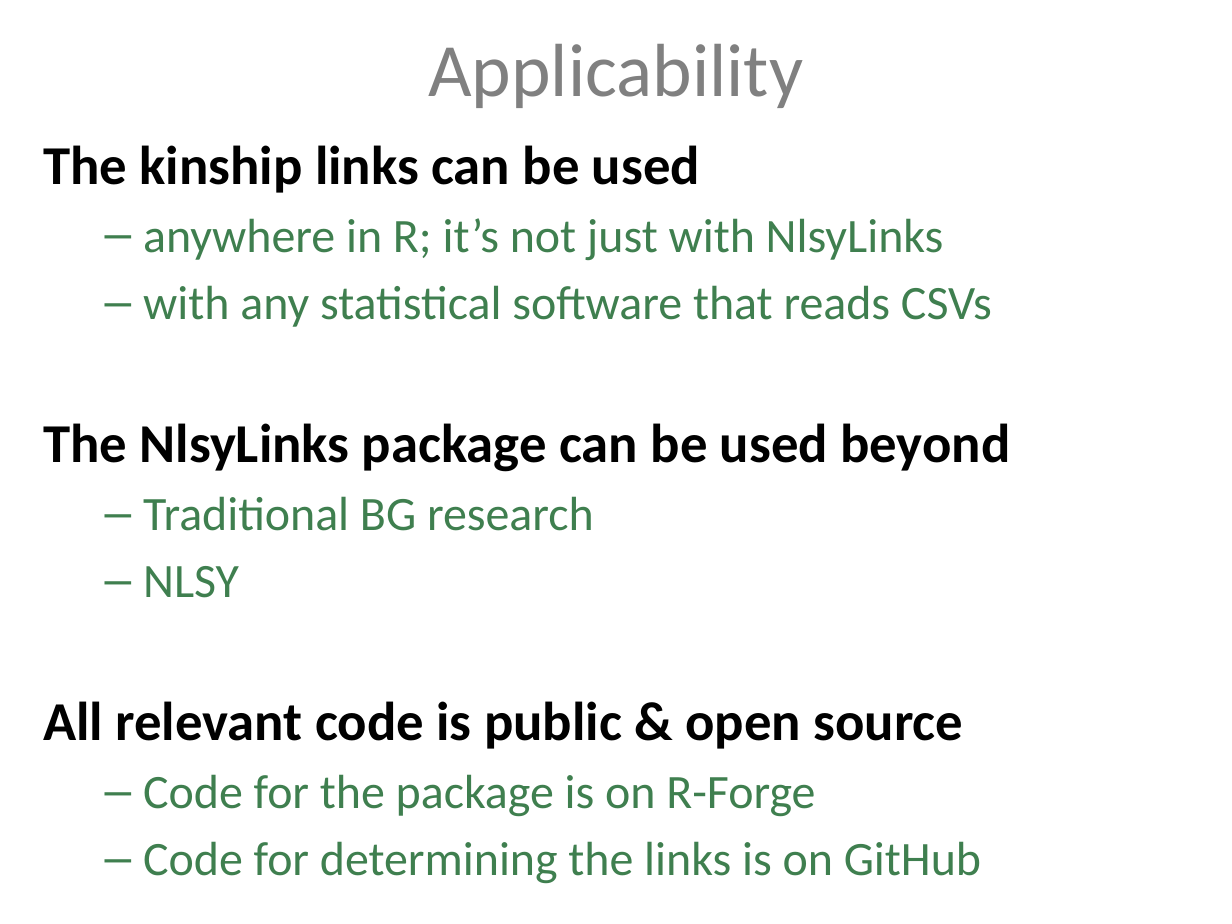
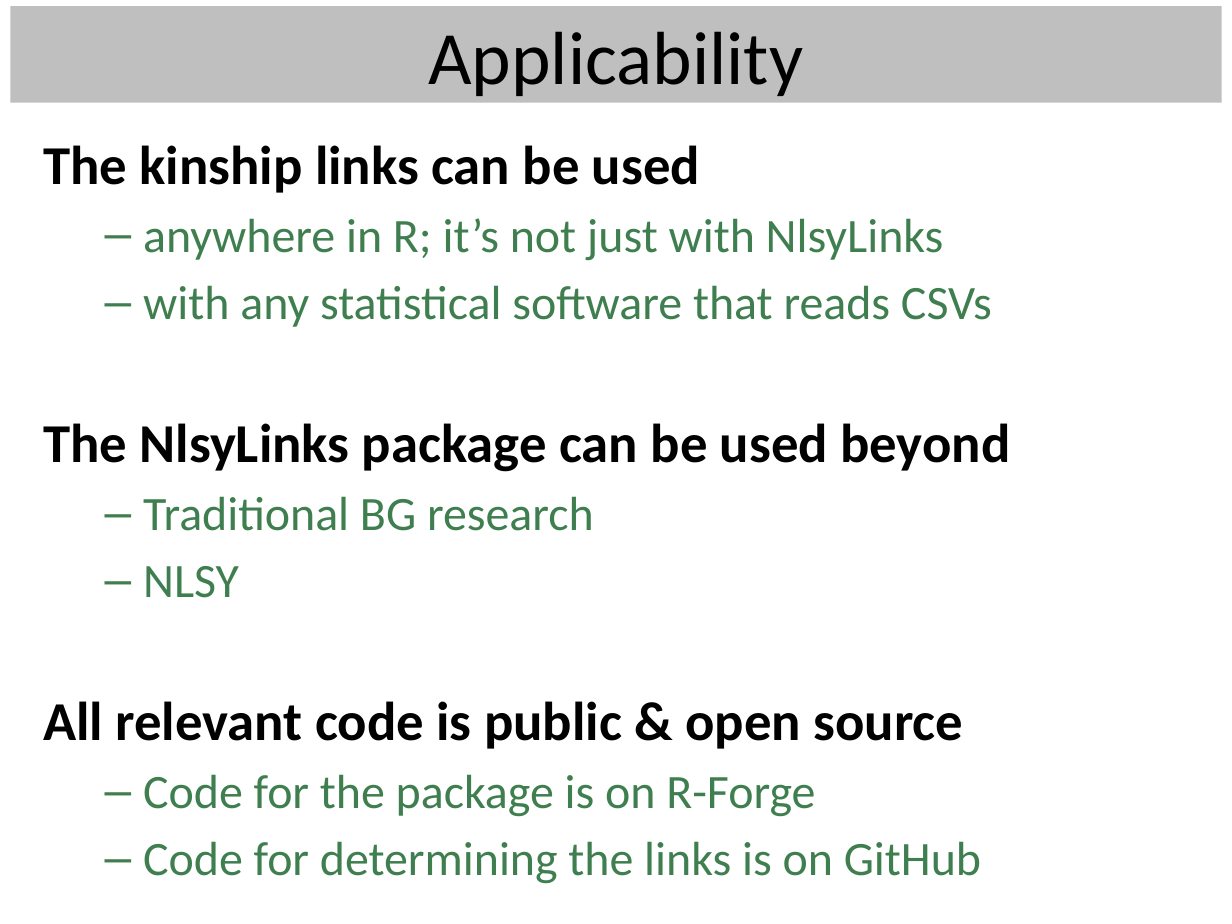
Before and after one commit to LiveOak/NlsyLinksDetermination, a slide deck: slide 25 of Publications/2013France/BeasleyBga2013-NlsyLinks.pptx (slide 26 before the commit). Drawn at 1232x924 pixels with LibreOffice and Linux fonts; fonts in the diff are those of the drawing. Boxes give left, top, right and bottom in pixels: in the first picture for what was removed or moved away, otherwise in the second. Text is boxed around its words. In the diff, an @@ line names an element or a change of style, - is before the commit and + after.

```diff
--- a/Publications/2013France/BeasleyBga2013-NlsyLinks.pptx
+++ b/Publications/2013France/BeasleyBga2013-NlsyLinks.pptx
@@ rectangle "Applicability": place and size @@
-rectangle "Applicability" at [428, 44, 803, 108]
+rectangle "Applicability" at [10, 6, 1221, 102]
@@ rectangle "Applicability" at [10, 6, 1221, 102]: text colour #808080 to #000000; fill none to #BFBFBF @@
```
Also in this commit, not shown: 15 other slides changed.
